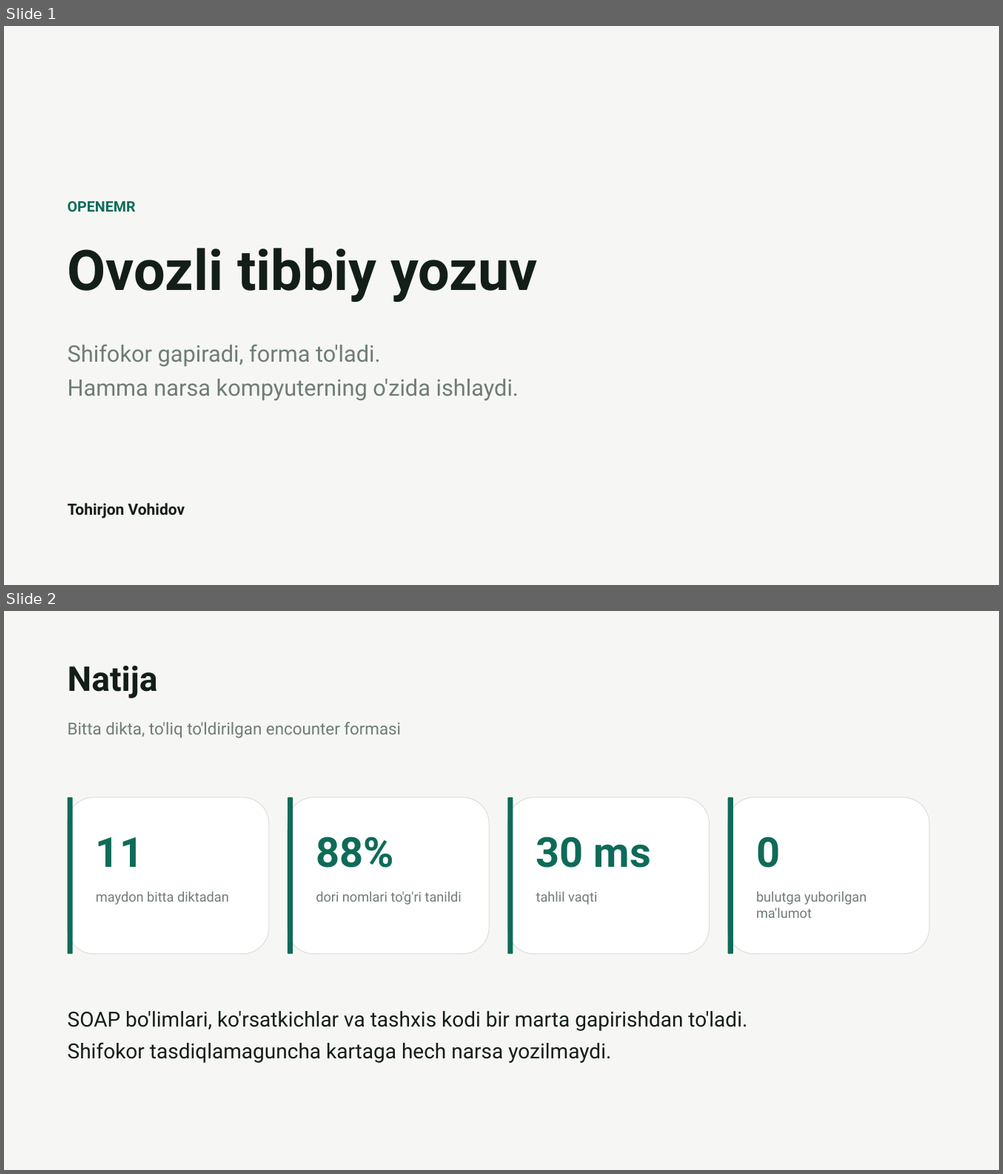
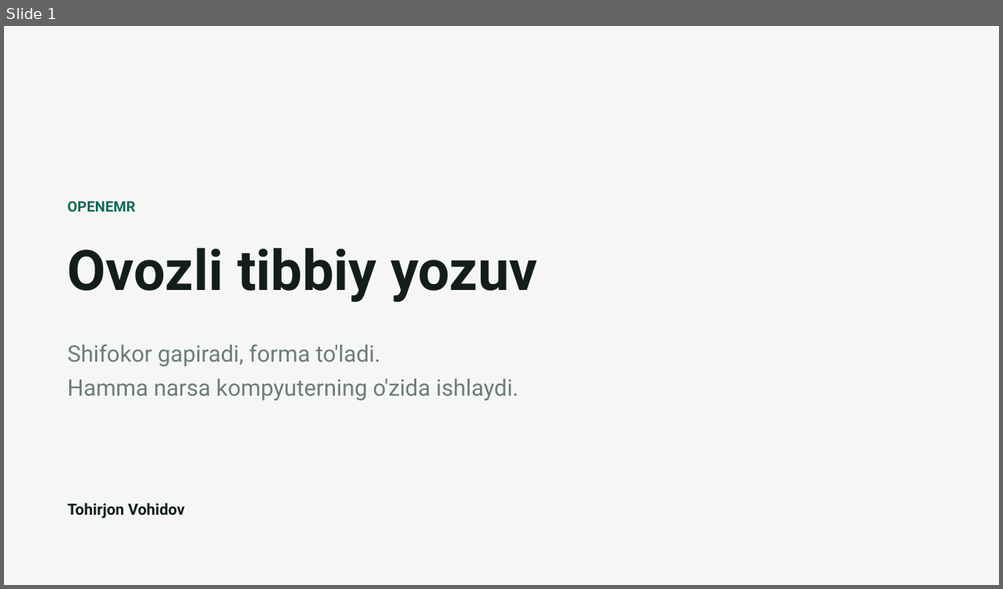
Before and after one commit to VohidovTohirjon/voice-to-text-openemr, a slide deck: docs/OpenEMR-ovozli-yozuv.pptx. Shown one above the other, each under a label of ours: slides 1 and 2 before the commit, slide 1 after it. The pictures are 1003x1174 and 1003x589 pixels, drawn with LibreOffice and Linux fonts; fonts in the diff are those of the drawing. Boxes give left, top, right and bottom in pixels: in the first picture for what was removed or moved away, otherwise in the second. Text is boxed around its words. In the diff, an @@ line names an element or a change of style, - is before the commit and + after.

```diff
--- a/docs/OpenEMR-ovozli-yozuv.pptx
+++ b/docs/OpenEMR-ovozli-yozuv.pptx
@@ slide 2 removed at (x1=4, y1=611, x2=999, y2=1170), background #FFFFFF @@
@@ rectangle removed at (x1=4, y1=611, x2=999, y2=1170) @@
@@ text removed at (x1=68, y1=666, x2=158, y2=698) @@
-Natija
@@ text removed at (x1=68, y1=722, x2=401, y2=738) @@
-Bitta dikta, to'liq to'ldirilgan encounter formasi
@@ rounded rectangle removed at (x1=68, y1=797, x2=269, y2=954) @@
@@ rounded rectangle removed at (x1=68, y1=797, x2=73, y2=954) @@
@@ rounded rectangle removed at (x1=287, y1=797, x2=489, y2=954) @@
@@ rounded rectangle removed at (x1=287, y1=797, x2=293, y2=954) @@
@@ rounded rectangle removed at (x1=508, y1=797, x2=709, y2=954) @@
@@ rounded rectangle removed at (x1=508, y1=797, x2=513, y2=954) @@
@@ rounded rectangle removed at (x1=728, y1=797, x2=929, y2=954) @@
@@ rounded rectangle removed at (x1=728, y1=797, x2=733, y2=954) @@
@@ text removed at (x1=96, y1=837, x2=143, y2=867) @@
-11
@@ text removed at (x1=316, y1=837, x2=393, y2=868) @@
-88%
@@ text removed at (x1=536, y1=837, x2=651, y2=868) @@
-30 ms
@@ text removed at (x1=756, y1=837, x2=780, y2=868) @@
-0
@@ text removed at (x1=96, y1=891, x2=229, y2=905) @@
-maydon bitta diktadan
@@ text removed at (x1=316, y1=891, x2=461, y2=905) @@
-dori nomlari to'g'ri tanildi
@@ text removed at (x1=536, y1=891, x2=597, y2=905) @@
-tahlil vaqti
@@ text removed at (x1=756, y1=891, x2=866, y2=918) @@
-bulutga yuborilgan ma'lumot
@@ text removed at (x1=68, y1=1011, x2=747, y2=1063) @@
-SOAP bo'limlari, ko'rsatkichlar va tashxis kodi bir marta gapirishdan to'ladi.
-Shifokor tasdiqlamaguncha kartaga hech narsa yozilmaydi.
```
Also in this commit, not shown: 4 slides changed, 2 slides added, 2 other files.
